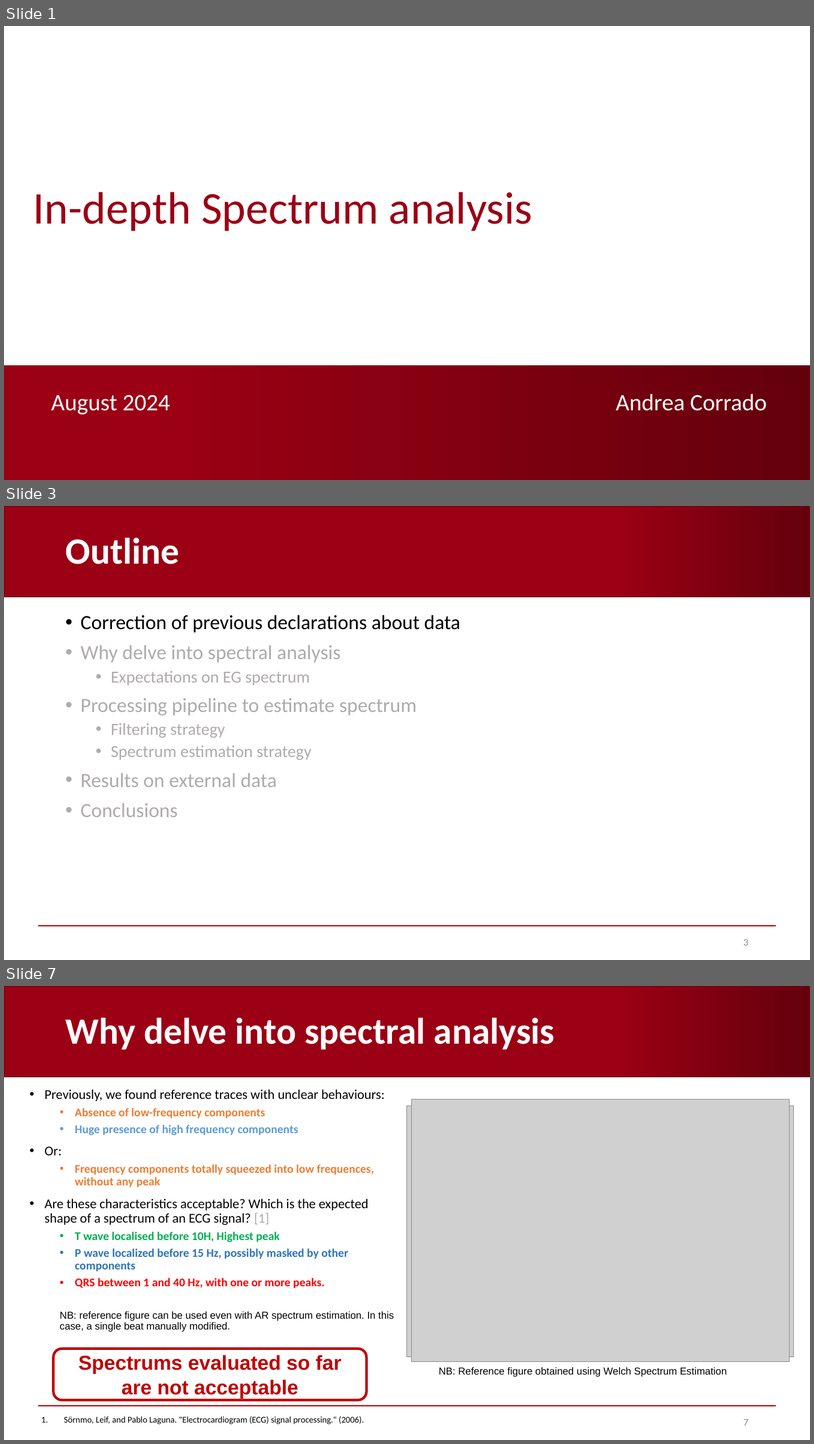
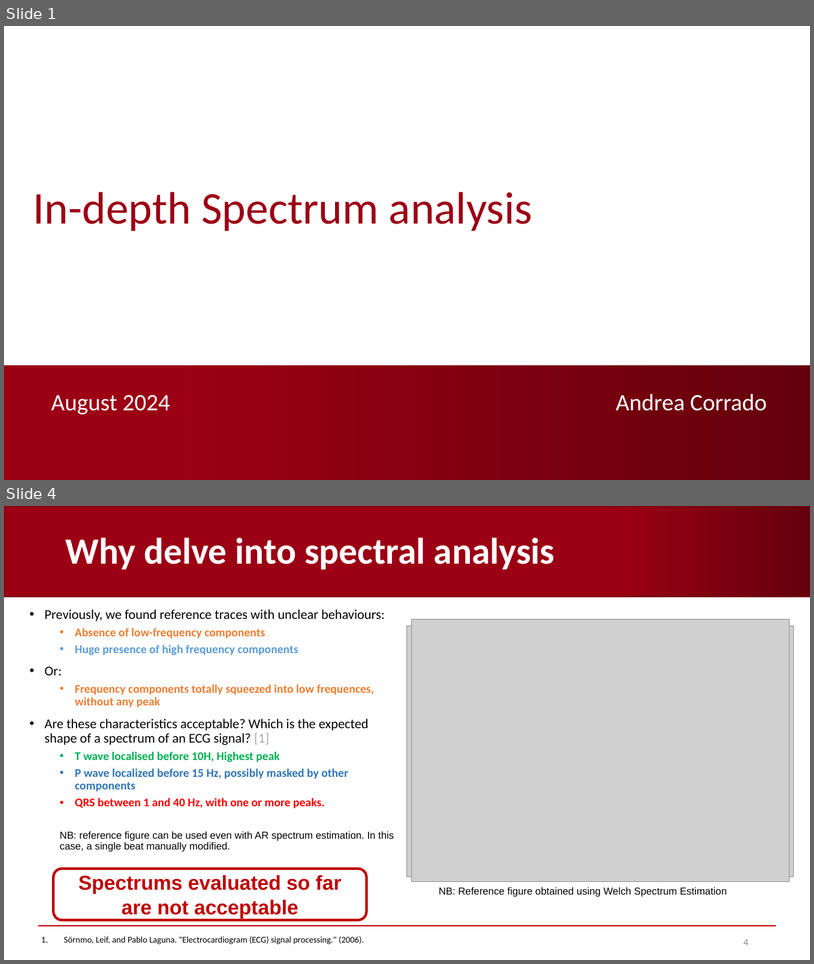
Before and after one commit to AndreaCorrado00/Tesi_magistrale_Corrado_Andrea, a slide deck: Documentation/3. in-depth spectrum analysis.pptx. Shown one above the other, each under a label of ours: slides 1, 3 and 7 before the commit, slides 1 and 4 after it; the slides between them are not shown. The pictures are 814x1444 and 814x964 pixels, drawn with LibreOffice and Linux fonts; fonts in the diff are those of the drawing; grey boxes stand for pictures; background and template pictures are left out. Boxes give left, top, right and bottom in pixels: in the first picture for what was removed or moved away, otherwise in the second. Text is boxed around its words. In the diff, an @@ line names an element or a change of style, - is before the commit and + after.

Commit message:
spectrum slides corrected

```diff
--- a/Documentation/3. in-depth spectrum analysis.pptx
+++ b/Documentation/3. in-depth spectrum analysis.pptx
@@ slide 3 removed at (4,506,810,960), background #FFFFFF; not listed: 2 template elements that a slide beside it also shows @@
@@ title removed at (65,537,179,564) @@
-Outline
@@ text removed at (81,615,461,817) @@
-• Correction of previous declarations about data
-• Why delve into spectral analysis
-  • Expectations on EG spectrum
-• Processing pipeline to estimate spectrum
-  • Filtering strategy
-  • Spectrum estimation strategy
-• Results on external data
-• Conclusions
@@ page number removed at (744,939,749,945) @@
-3
@@ what was slide 7 is now slide 4 @@
@@ page number at (744,939,749,945): text changed @@
-7
+4
```
Also in this commit, not shown: 7 slides changed, 5 slides added, 4 other slides removed, 2 other files.
